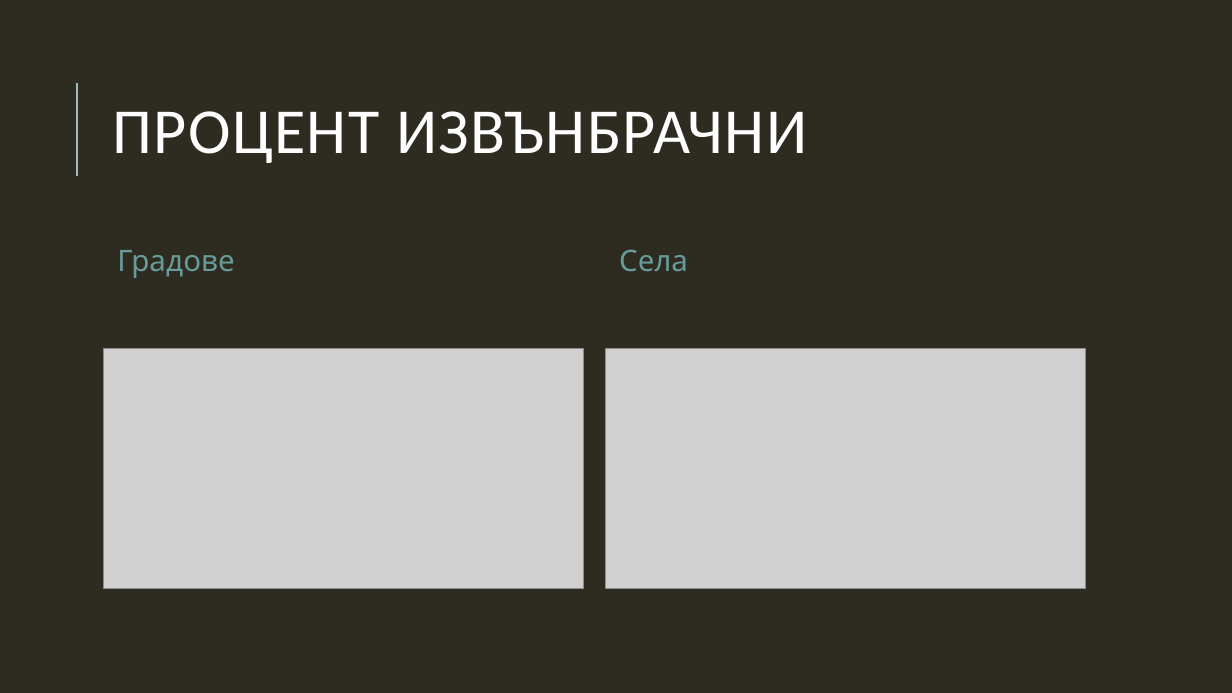
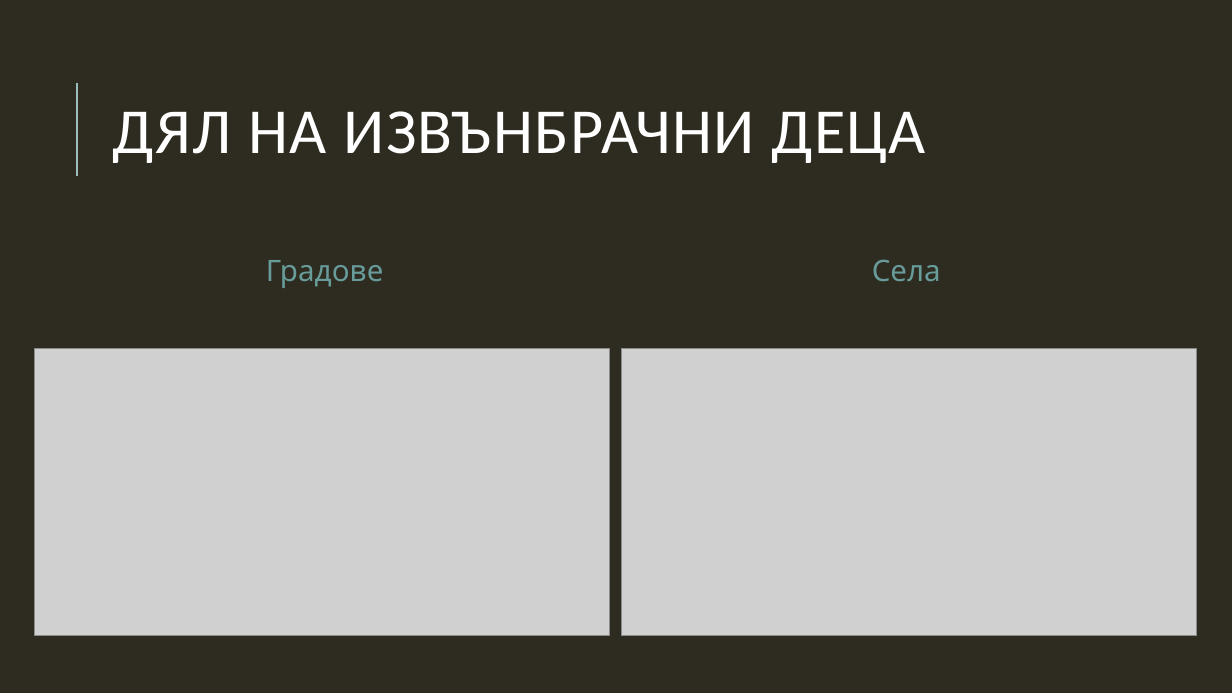
Before and after one commit to sarabadjieva/MITM322_DataMining, a slide deck: slide 20 of Анализ.pptx (slide 18 before the commit). Drawn at 1232x693 pixels with LibreOffice and Linux fonts; fonts in the diff are those of the drawing; grey boxes stand for pictures. Boxes give left, top, right and bottom in pixels: in the first picture for what was removed or moved away, otherwise in the second. Text is boxed around its words. In the diff, an @@ line names an element or a change of style, - is before the commit and + after.

```diff
--- a/Анализ.pptx
+++ b/Анализ.pptx
@@ title at (113, 111, 926, 163): text changed @@
-ПРОЦЕНТ ИЗВЪНБРАЧНИ
+ДЯЛ НА ИЗВЪНБРАЧНИ ДЕЦА
@@ text "Градове": place and size @@
-text "Градове" at (117, 250, 234, 278)
+text "Градове" at (266, 260, 383, 288)
@@ text "Градове" at (266, 260, 383, 288): alignment left to centre @@
@@ text "Села" at (872, 259, 941, 281): alignment left to centre @@
@@ text "Села": place and size @@
-text "Села" at (619, 250, 688, 271)
+text "Села" at (872, 259, 941, 281)
@@ picture: place and size @@
-picture at (104, 348, 584, 589)
+picture at (34, 348, 609, 636)
@@ picture: place and size @@
-picture at (605, 348, 1086, 589)
+picture at (622, 348, 1197, 636)
```
Also in this commit, not shown: 7 other slides changed, 24 slides added, 12 slides removed, 2 other files.
